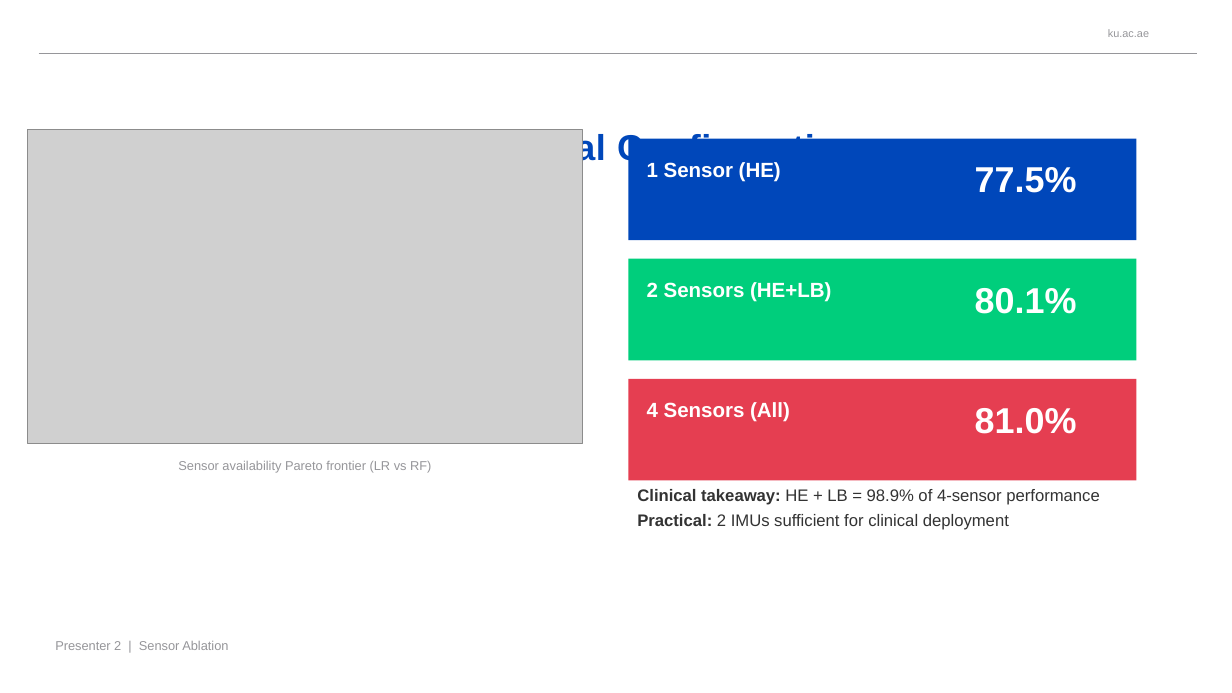
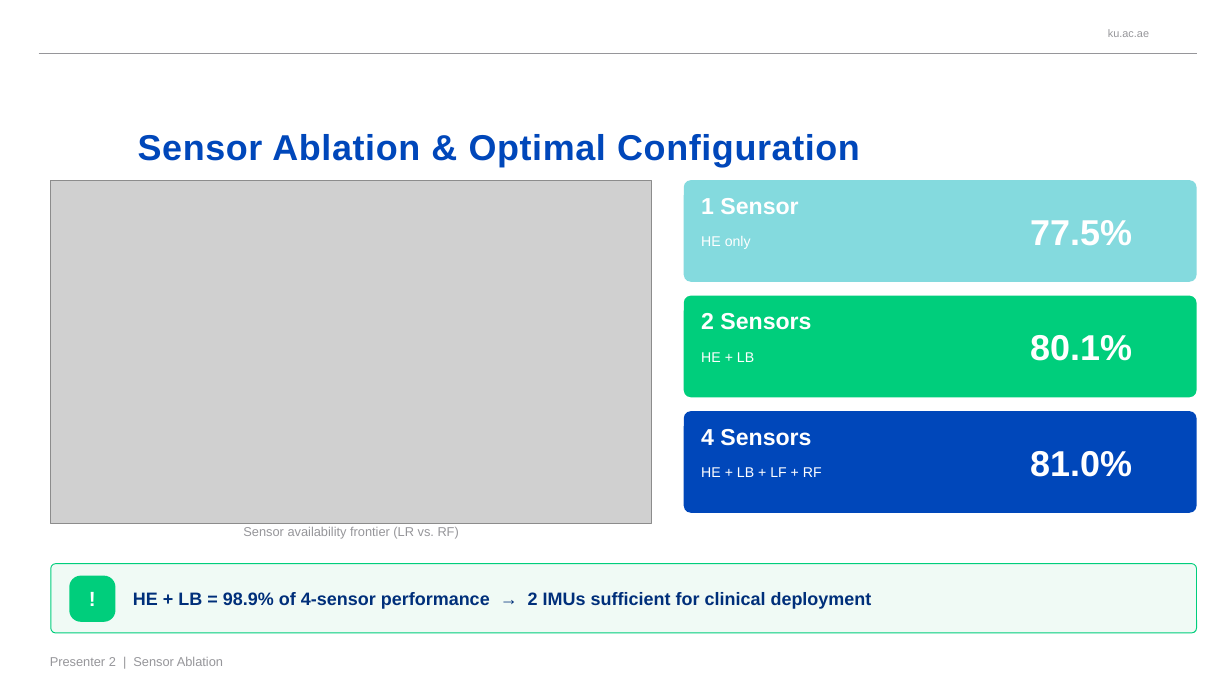
Before and after one commit to LukeLi97/BMED712, a slide deck: slide 7 of results/Final_Presentation_Track_A.pptx (slide 9 before the commit). Drawn at 1232x693 pixels with LibreOffice and Linux fonts; fonts in the diff are those of the drawing; grey boxes stand for pictures; background and template pictures are left out. Boxes give left, top, right and bottom in pixels: in the first picture for what was removed or moved away, otherwise in the second. Text is boxed around its words. In the diff, an @@ line names an element or a change of style, - is before the commit and + after.

```diff
--- a/results/Final_Presentation_Track_A.pptx
+++ b/results/Final_Presentation_Track_A.pptx
@@ picture: place and size @@
-picture at box(28, 129, 582, 444)
+picture at box(51, 180, 652, 523)
@@ rounded rectangle: place and size @@
-rounded rectangle at box(628, 139, 1137, 240)
+rounded rectangle at box(684, 180, 1197, 282)
@@ rounded rectangle at box(684, 180, 1197, 282): rectangle to rounded rectangle; fill #0047BA to #84DADE @@
@@ text at box(701, 198, 798, 214): text changed; size 16 to 18 pt @@
-1 Sensor (HE)
+1 Sensor
@@ text "77.5%": place and size @@
-text "77.5%" at box(975, 167, 1077, 193)
+text "77.5%" at box(1030, 220, 1132, 246)
@@ text added at box(701, 236, 751, 249), 11 pt, text #FFFFFF @@
+HE only
@@ rectangle removed at box(628, 259, 1137, 360) @@
@@ rounded rectangle added at box(684, 296, 1197, 397), fill #00CE7C @@
@@ text at box(701, 313, 811, 330): text changed; size 16 to 18 pt @@
-2 Sensors (HE+LB)
+2 Sensors
@@ text "80.1%": place and size @@
-text "80.1%" at box(975, 288, 1077, 314)
+text "80.1%" at box(1030, 335, 1132, 361)
@@ text added at box(701, 352, 754, 362), 11 pt, text #FFFFFF @@
+HE + LB
@@ rectangle removed at box(628, 379, 1137, 481) @@
@@ rounded rectangle added at box(684, 411, 1197, 513), fill #0047BA @@
@@ text at box(701, 429, 811, 446): text changed; size 16 to 18 pt @@
-4 Sensors (All)
+4 Sensors
@@ text "81.0%": place and size @@
-text "81.0%" at box(975, 408, 1077, 434)
+text "81.0%" at box(1030, 451, 1132, 477)
@@ text added at box(701, 467, 822, 477), 11 pt, text #FFFFFF @@
+HE + LB + LF + RF
@@ text at box(243, 527, 459, 539): text changed @@
-Sensor availability Pareto frontier (LR vs RF)
+Sensor availability frontier (LR vs. RF)
@@ rounded rectangle added at box(51, 564, 1197, 633), fill #F0FAF5, outline #00CE7C 0.75 pt @@
@@ rounded rectangle added at box(69, 576, 116, 622), fill #00CE7C @@
@@ text added at box(69, 576, 116, 622), 16 pt, text #FFFFFF, bold @@
+!
@@ vertical alignment top to middle in 4 elements at box(1030, 451, 1132, 477), box(1030, 335, 1132, 361), box(1030, 220, 1132, 246), box(133, 592, 872, 609) @@
@@ text at box(133, 592, 872, 609): text changed; size 13 to 14 pt; text colour #333333 to #002F7A; bold on @@
-Clinical takeaway: HE + LB = 98.9% of 4-sensor performance
-Practical: 2 IMUs sufficient for clinical deployment
+HE + LB = 98.9% of 4-sensor performance → 2 IMUs sufficient for clinical deployment
@@ text "Presenter 2 | Sensor Ablation": place and size @@
-text "Presenter 2 | Sensor Ablation" at box(55, 641, 228, 650)
+text "Presenter 2 | Sensor Ablation" at box(50, 657, 223, 666)
```
Also in this commit, not shown: 13 other slides changed, 4 slides removed, 1 other file.
